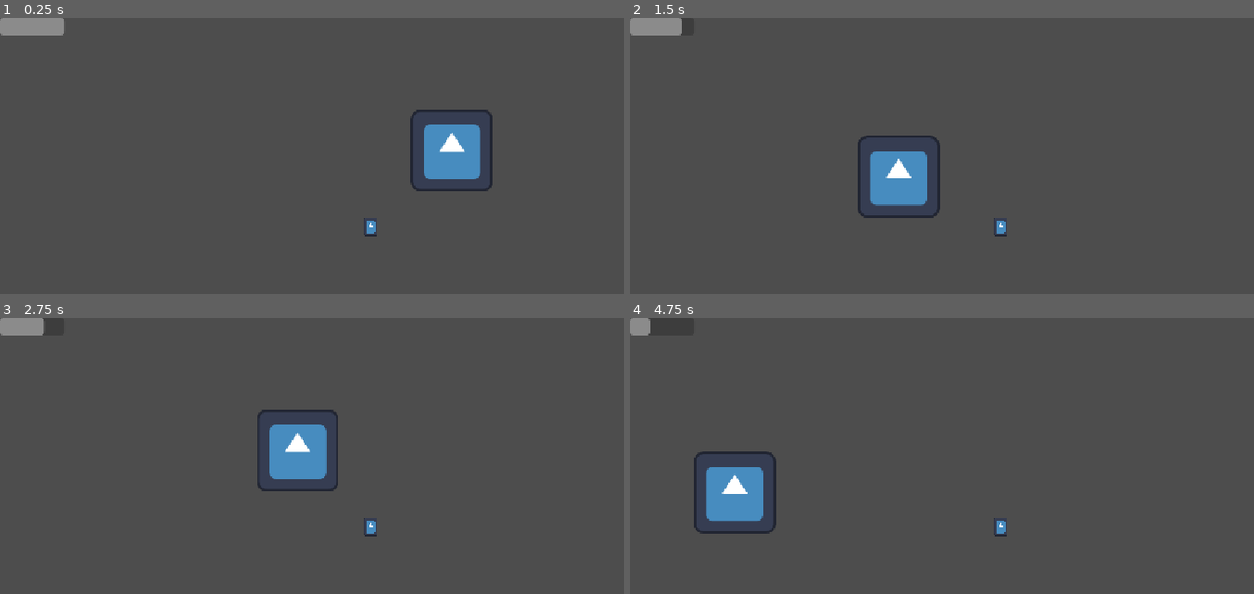
Above: before the commit, frames 1-4 (two rows, left to right).
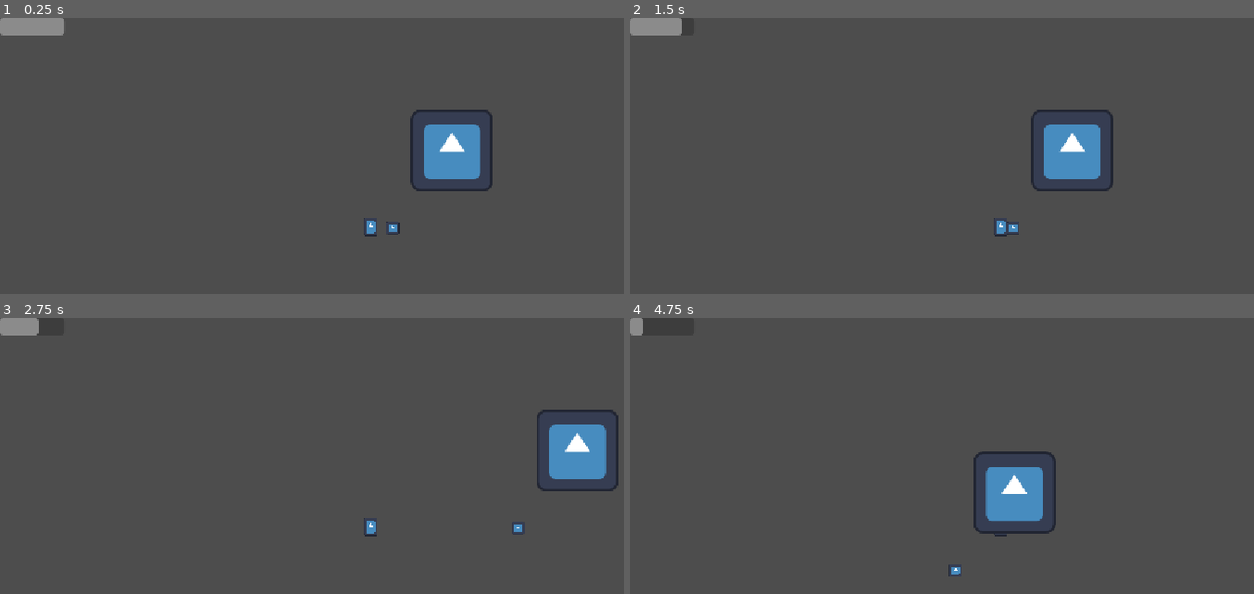
Above: after the commit, the same moments.

Repository: George-Gardiner/HavenBounceBack
Game: Godot game, scene res://level_1.tscn
Two runs of this game, one before a commit and one after it. Both use one fixed random seed, a clock stepped at 60 frames per second and the inputs below. The engine's default icon, where the game draws it, is replaced by a stand-in: a white triangle on a blue panel in a dark square.
Inputs:
- Up to frame 1 (0.25 s): no input
- Up to frame 2 (1.5 s): tap Enter at 0.5 s; hold D (Right) from 0.53 s (still down); tap Space (Jump) at 0.77 s
- Up to frame 3 (2.75 s): tap Space (Jump) at 1.52 s; release D (Right) at 2.03 s; hold A (Left) from 2.03 s (still down)
- Up to frame 4 (4.75 s): release A (Left) at 2.78 s; hold D (Right) 2.78-4.28 s; tap Space (Jump) at 3.02, 3.77, 4.52 s; hold A (Left) from 4.28 s (still down)

The runs differ from the first frame. In frame 1, less than 0.1% of the frame differs, in the area x 61-65%, y 73-79%; in frame 2, 4.6%; in frame 3, 4.7%; in frame 4, 4.8%, in the area x 1-69%, y 0-94%.

Commit message:
bouncy block

Diff:
--- /dev/null
+++ b/bouncy_block.tscn
@@ -0,0 +1,16 @@
+[gd_scene format=3 uid="uid://bfuf5l7g5eioj"]
+
+[ext_resource type="Texture2D" uid="uid://wafufsn5kn1j" path="res://icon.svg" id="2_kbnsy"]
+
+[sub_resource type="RectangleShape2D" id="RectangleShape2D_128xk"]
+
+[node name="BouncyBlock" type="StaticBody2D" unique_id=240428882]
+metadata/Bouncy = true
+
+[node name="CollisionShape2D" type="CollisionShape2D" parent="." unique_id=555660826]
+shape = SubResource("RectangleShape2D_128xk")
+
+[node name="Sprite2D" type="Sprite2D" parent="." unique_id=963586191]
+position = Vector2(0, 9.536743e-07)
+scale = Vector2(0.15625, 0.15625001)
+texture = ExtResource("2_kbnsy")
--- a/hud.gd
+++ b/hud.gd
@@ -9,5 +9,4 @@
 
 # Called every frame. 'delta' is the elapsed time since the previous frame.
 func _process(delta: float) -> void:
-	print(player.energy)
 	$"Energy Bar".value=player.energy
--- a/level_1.tscn
+++ b/level_1.tscn
@@ -2,6 +2,7 @@
 
 [ext_resource type="PackedScene" uid="uid://cn1vk2bpqjajd" path="res://player.tscn" id="1_3hls8"]
 [ext_resource type="Texture2D" uid="uid://wafufsn5kn1j" path="res://icon.svg" id="2_hbghi"]
+[ext_resource type="PackedScene" uid="uid://bfuf5l7g5eioj" path="res://bouncy_block.tscn" id="3_hn12h"]
 
 [sub_resource type="WorldBoundaryShape2D" id="WorldBoundaryShape2D_128xk"]
 
@@ -18,3 +19,6 @@
 [node name="Sprite2D" type="Sprite2D" parent="." unique_id=909199806]
 position = Vector2(127, -96)
 texture = ExtResource("2_hbghi")
+
+[node name="BouncyBlock" parent="." unique_id=240428882 instance=ExtResource("3_hn12h")]
+position = Vector2(35, 25)
--- a/player.gd
+++ b/player.gd
@@ -28,4 +28,11 @@
 	else:
 		velocity.x = move_toward(velocity.x, 0, SPEED)
 
+	var collision = move_and_collide(velocity*delta, true)
+	if collision:
+		var collider = collision.get_collider()
+		if (collider.has_meta("Bouncy") and collider.get_meta("Bouncy")):
+			velocity.y *= -1
+
+
 	move_and_slide()
